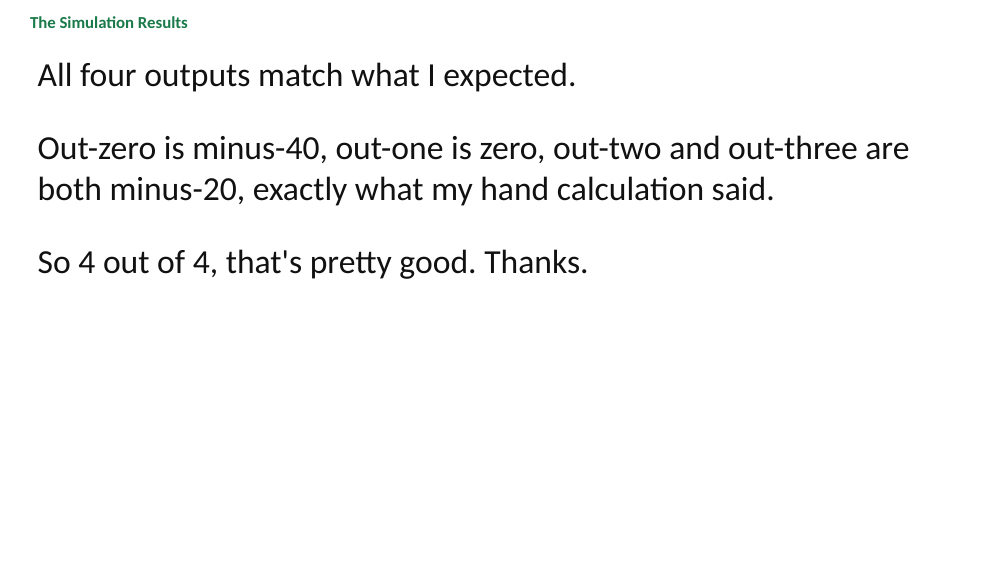
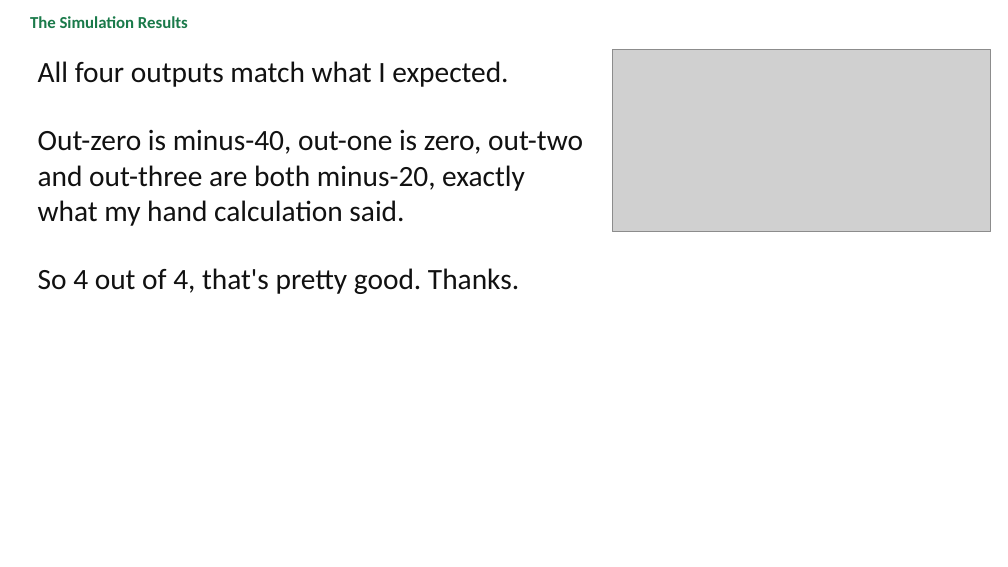
Before and after one commit to BaoPSU/ECE410-HW4AI, a slide deck: slide 7 of codefest/cf06/presentation/cf06_cllm_slides.pptx. Drawn at 1008x567 pixels with LibreOffice and Linux fonts; fonts in the diff are those of the drawing; grey boxes stand for pictures. Boxes give left, top, right and bottom in pixels: in the first picture for what was removed or moved away, otherwise in the second. Text is boxed around its words. In the diff, an @@ line names an element or a change of style, - is before the commit and + after.

```diff
--- a/codefest/cf06/presentation/cf06_cllm_slides.pptx
+++ b/codefest/cf06/presentation/cf06_cllm_slides.pptx
@@ text "All four outputs match what ..." at [38,61,583,294]: size 32 to 28 pt @@
@@ picture added at [613,49,991,232] @@
```
Also in this commit, not shown: 5 other slides changed, 1 other file.
